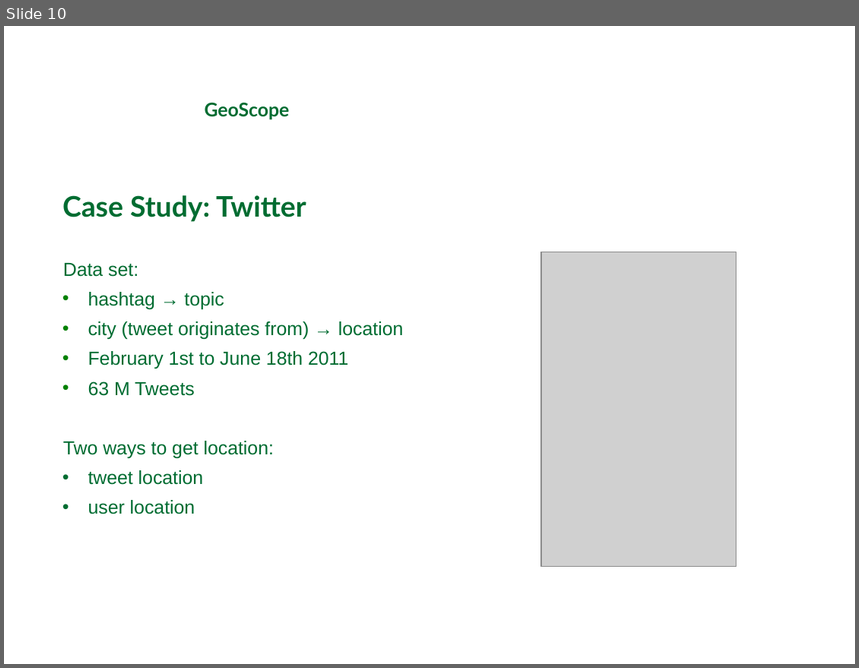
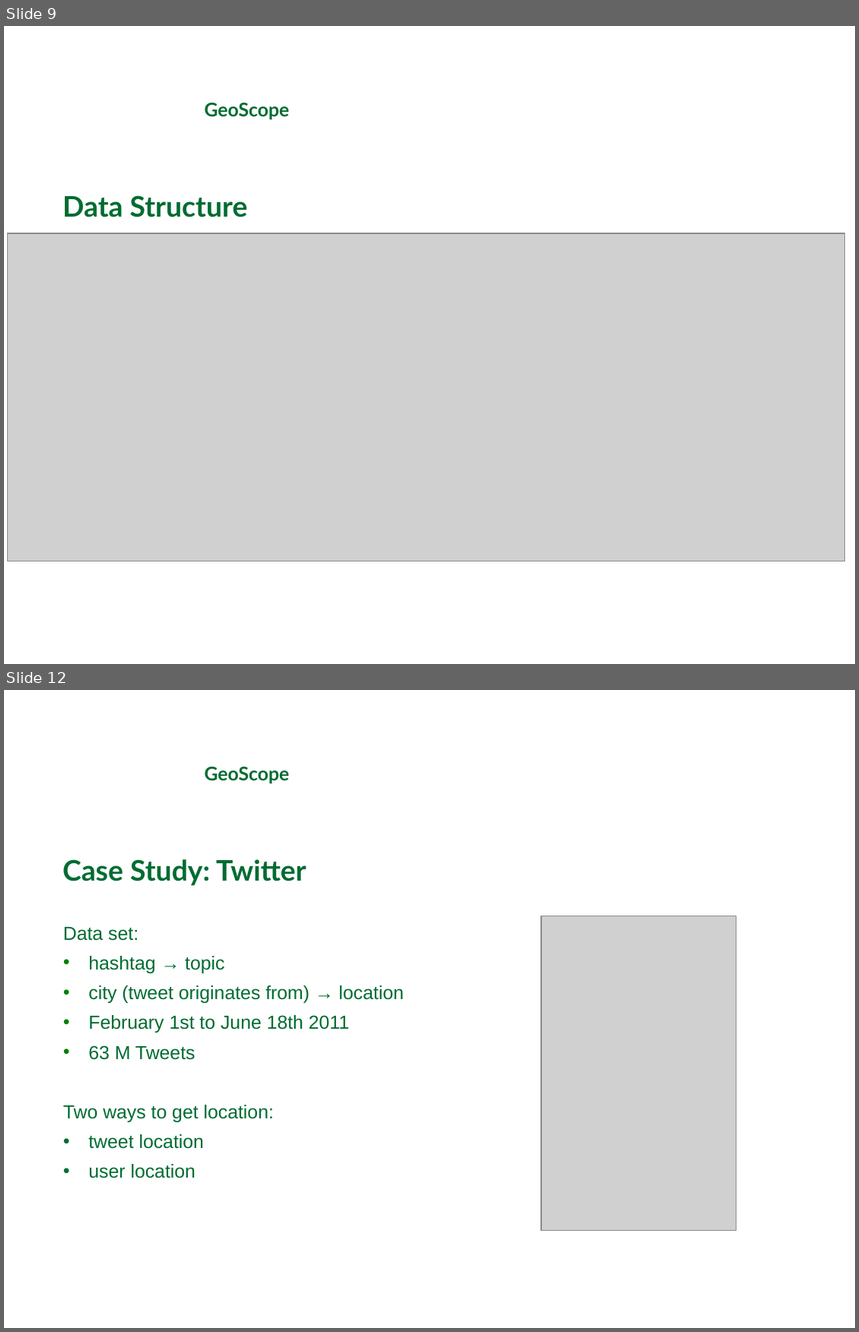
Before and after one commit to michaelprummer/datascience, a slide deck: GeoScope/DataScience1.ppt. Shown one above the other, each under a label of ours: slide 10 before the commit, slides 9 and 12 after it; the slides between them are not shown. The pictures are 859x668 and 859x1332 pixels, drawn with LibreOffice and Linux fonts; fonts in the diff are those of the drawing; grey boxes stand for pictures; background and template pictures are left out. Boxes give left, top, right and bottom in pixels: in the first picture for what was removed or moved away, otherwise in the second. Text is boxed around its words. In the diff, an @@ line names an element or a change of style, - is before the commit and + after.

```diff
--- a/GeoScope/DataScience1.ppt
+++ b/GeoScope/DataScience1.ppt
@@ slide 9 added at [4, 26, 855, 664], background picture (left out) @@
@@ text added at [205, 102, 290, 120], 16 pt, text #006C31, bold @@
+GeoScope
@@ text added at [63, 195, 248, 218], 24 pt, text #006C31, bold @@
+Data Structure
@@ picture added at [7, 233, 845, 563] @@
@@ what was slide 10 is now slide 12 @@
```
Also in this commit, not shown: 5 slides changed, 3 other slides added, 1 slide removed.
